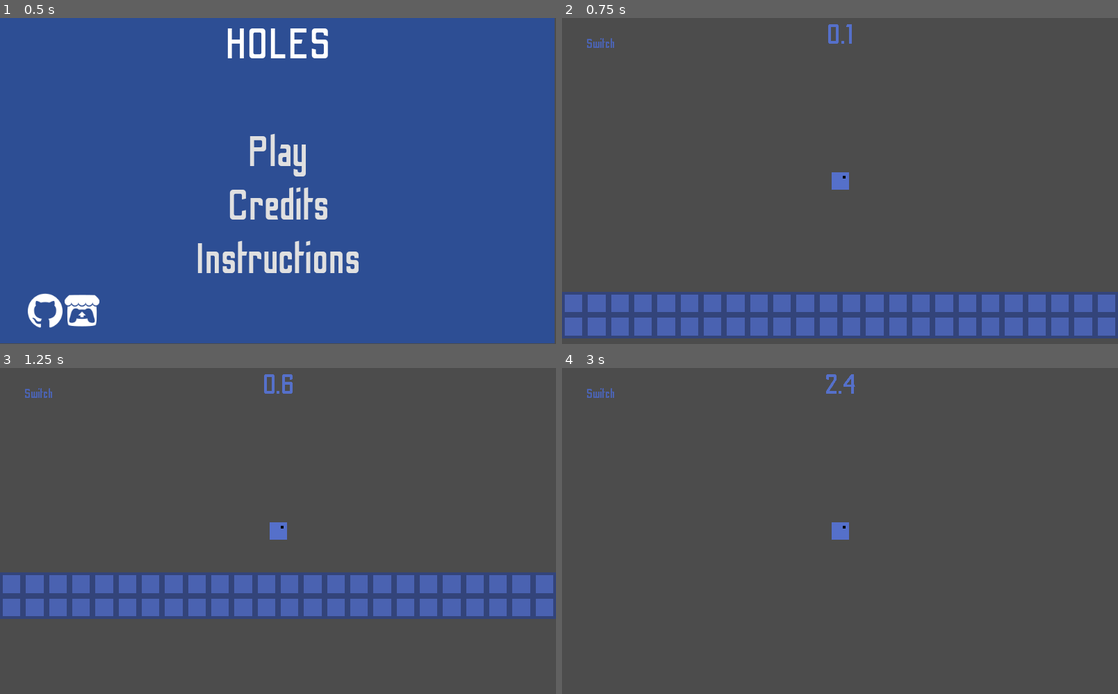
Above: before the commit, frames 1-4 (two rows, left to right).
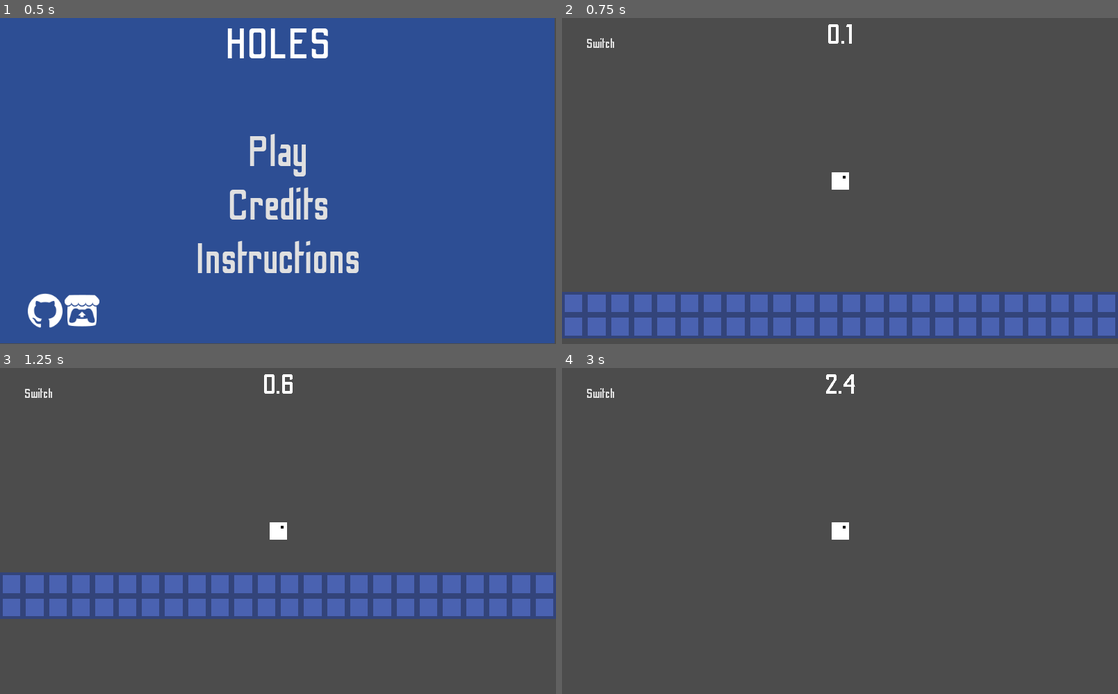
Above: after the commit, the same moments.

Repository: jonot-cyber/brackeys-game-jam-game-that-i-am-doing
Game: Godot game, scene res://Scenes/UI.tscn
Same seed, same stepped clock (60 frames per second), same inputs: the game is played once before the commit and once after it.
Inputs (mouse positions are in pixels of both pictures, inside the frame that each line leads up to):
- Up to frame 1 (0.5 s): no input
- Up to frame 2 (0.75 s): click "Play" at 0.5 s
- Up to frame 3 (1.25 s): no input
- Up to frame 4 (3 s): tap Enter at 1.25 s; move the mouse to (962, 514) at 1.27 s; click (962, 514) at 1.42 s; tap Space at 1.52 s; drag from (728, 547) to (812, 596) at 2.02 s; move the mouse to (895, 459) at 2.77 s; click (895, 459) at 2.92 s

Frame 1 is identical in both runs. In frame 2, 0.3% of the frame differs, in the area x 4-53%, y 1-53%; in frame 3, 0.4%; in frame 4, 0.4%.

Commit message:
Ignore shading for some nodes

Diff:
--- a/Scenes/Objects/Player.tscn
+++ b/Scenes/Objects/Player.tscn
@@ -13,6 +13,9 @@
 [ext_resource path="res://Scripts/Time.gd" type="Script" id=12]
 [ext_resource path="res://Assets/SwitchStyle.tres" type="StyleBox" id=13]
 
+[sub_resource type="CanvasItemMaterial" id=7]
+light_mode = 1
+
 [sub_resource type="DynamicFont" id=4]
 size = 200
 font_data = ExtResource( 5 )
@@ -25,10 +28,14 @@
 size = 70
 font_data = ExtResource( 5 )
 
+[sub_resource type="CanvasItemMaterial" id=8]
+light_mode = 1
+
 [sub_resource type="RectangleShape2D" id=1]
 extents = Vector2( 48, 48 )
 
 [sub_resource type="CanvasItemMaterial" id=2]
+light_mode = 1
 particles_animation = true
 particles_anim_h_frames = 1
 particles_anim_v_frames = 1
@@ -37,11 +44,15 @@
 [sub_resource type="Gradient" id=3]
 colors = PoolColorArray( 0.796875, 0.0996094, 0.0996094, 1, 0.902344, 0.577403, 0.0704956, 1 )
 
+[sub_resource type="CanvasItemMaterial" id=9]
+light_mode = 1
+
 [node name="Player" type="KinematicBody2D"]
 script = ExtResource( 1 )
 
 [node name="Label" type="Label" parent="."]
 visible = false
+material = SubResource( 7 )
 margin_left = -1532.0
 margin_top = -896.0
 margin_right = 1528.0
@@ -61,6 +72,7 @@
 [node name="Tween" type="Tween" parent="Label"]
 
 [node name="Time" type="Label" parent="."]
+material = SubResource( 7 )
 margin_left = -1530.0
 margin_top = -887.0
 margin_right = 1533.0
@@ -79,6 +91,7 @@
 autostart = true
 
 [node name="SwitchButton" type="Button" parent="."]
+material = SubResource( 7 )
 anchor_right = 1.0
 margin_left = -1445.0
 margin_top = -821.0
@@ -96,6 +109,7 @@
 }
 
 [node name="Sprite" type="Sprite" parent="."]
+material = SubResource( 8 )
 scale = Vector2( 6, 6 )
 texture = ExtResource( 2 )
 
@@ -154,6 +168,7 @@
 autoplay = true
 
 [node name="Bounce" type="CPUParticles2D" parent="."]
+material = SubResource( 9 )
 position = Vector2( 0, 50 )
 z_index = -2
 emitting = false
Not shown: 1 places in Scenes/Objects/Player.tscn that only renumber resources
